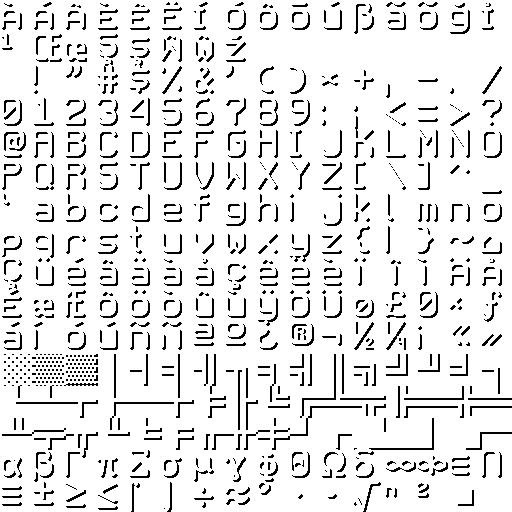
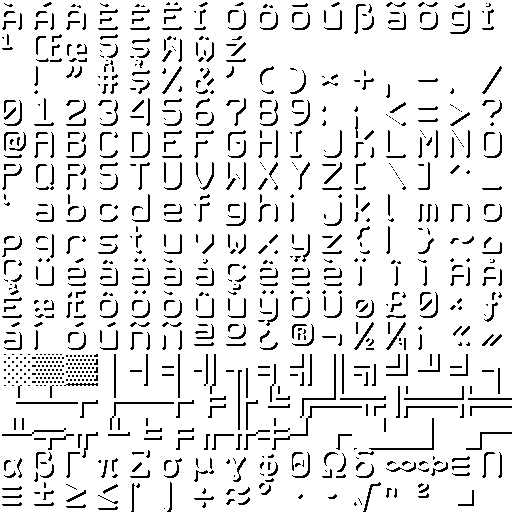
Before/after of a 512×512 layered artwork. What changed in the layer stack:
painted on "Background" over bbox(482, 187, 500, 192)
painted on "shadow copy" over bbox(482, 186, 502, 194)
